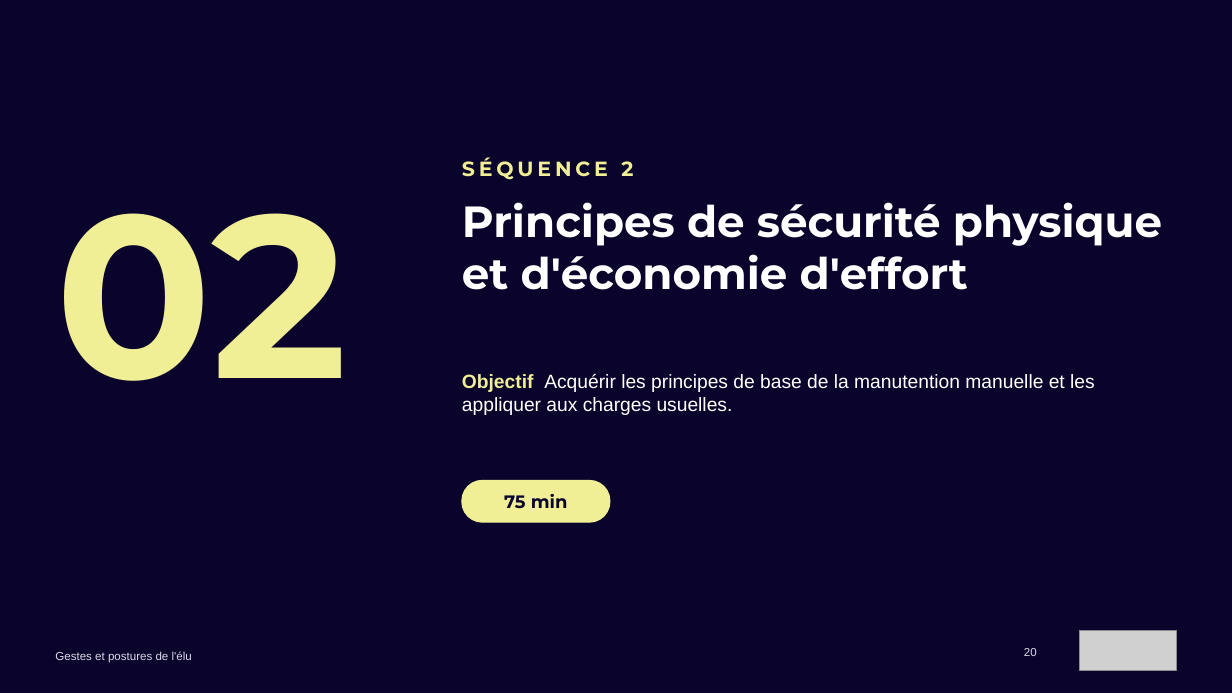
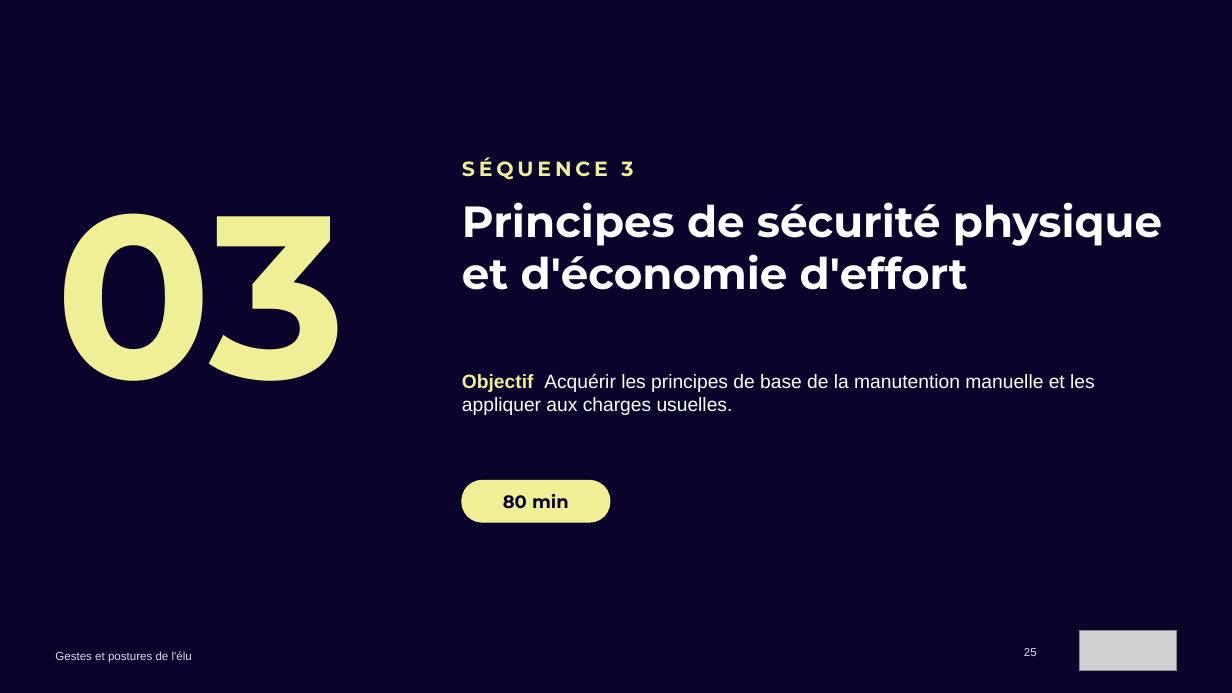
Before and after one commit to maxencedruellefourniez-prog/jefferco-pellets-prospects, a slide deck: slide 25 of formations/Formation_Gestes_et_postures_de_l_elu_ENMA.pptx (slide 20 before the commit). Drawn at 1232x693 pixels with LibreOffice and Linux fonts; fonts in the diff are those of the drawing; grey boxes stand for pictures. Boxes give left, top, right and bottom in pixels: in the first picture for what was removed or moved away, otherwise in the second. Text is boxed around its words. In the diff, an @@ line names an element or a change of style, - is before the commit and + after.

```diff
--- a/formations/Formation_Gestes_et_postures_de_l_elu_ENMA.pptx
+++ b/formations/Formation_Gestes_et_postures_de_l_elu_ENMA.pptx
@@ text at bbox=[462, 157, 633, 180]: text changed @@
-SÉQUENCE 2
+SÉQUENCE 3
@@ text at bbox=[55, 213, 346, 381]: text changed @@
-02
+03
@@ text at bbox=[503, 494, 569, 509]: text changed @@
-75 min
+80 min
```
Also in this commit, not shown: 43 other slides changed, 10 slides added, 1 other file.
